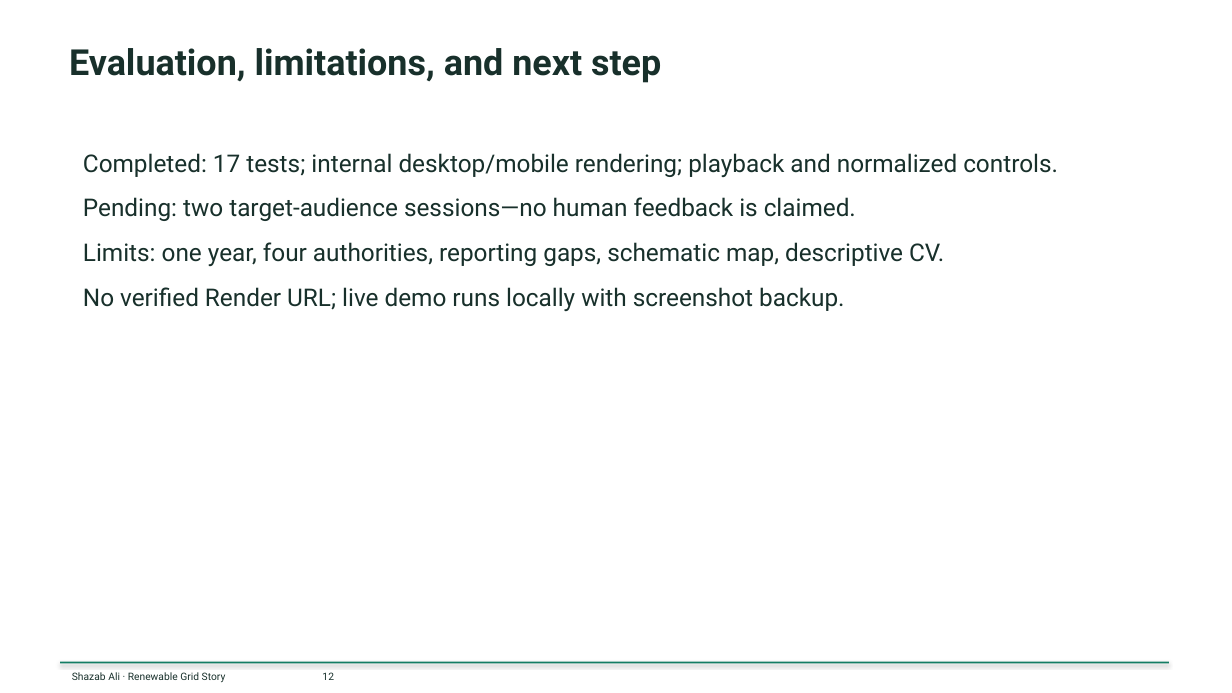
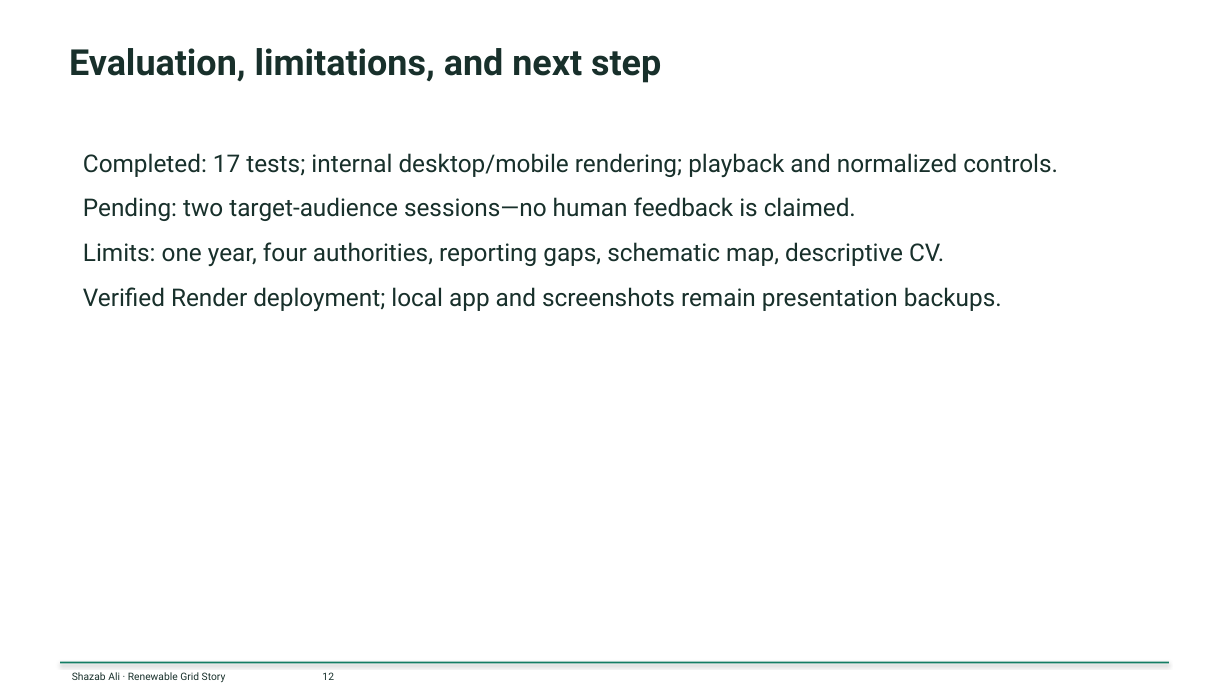
Before and after one commit to shaz1234567/renewable-grid-story, a slide deck: slide 12 of presentation/slides.pptx. Drawn at 1232x693 pixels with LibreOffice and Linux fonts; fonts in the diff are those of the drawing. Boxes give left, top, right and bottom in pixels: in the first picture for what was removed or moved away, otherwise in the second. Text is boxed around its words. In the diff, an @@ line names an element or a change of style, - is before the commit and + after.

```diff
--- a/presentation/slides.pptx
+++ b/presentation/slides.pptx
@@ text at box(83, 287, 1002, 311): text changed @@
-No verified Render URL; live demo runs locally with screenshot backup.
+Verified Render deployment; local app and screenshots remain presentation backups.
```
Also in this commit, not shown: 5 other files.
